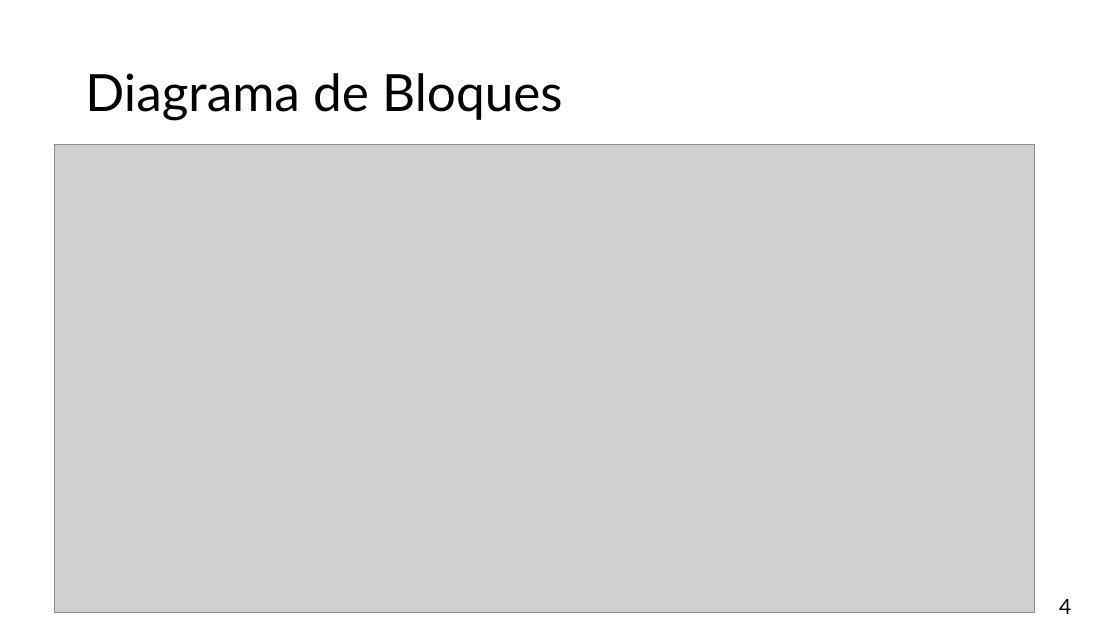
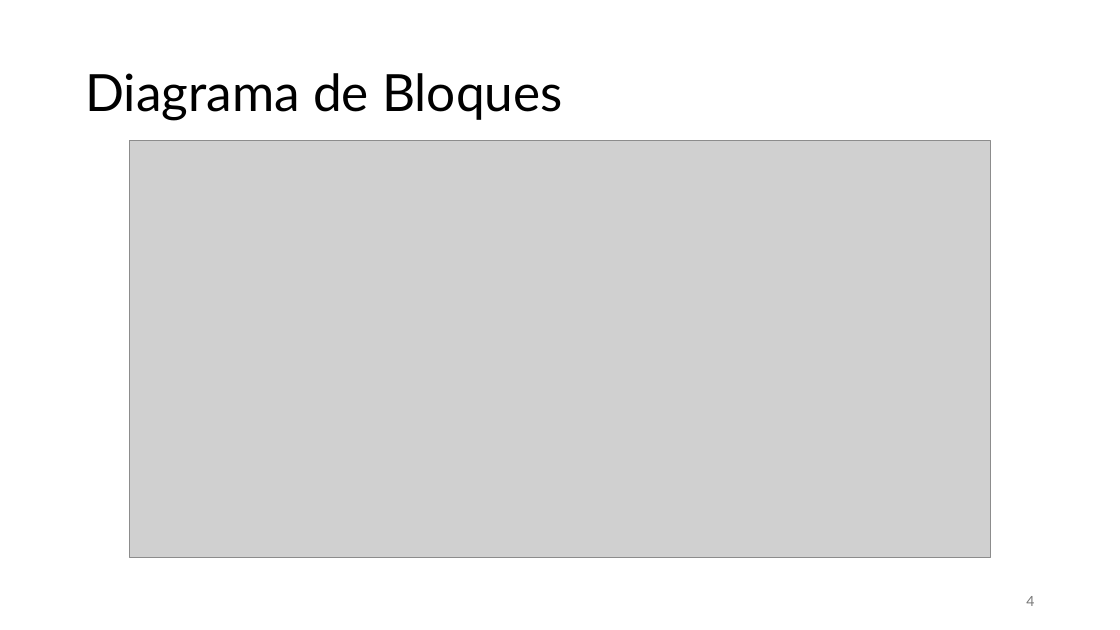
Before and after one commit to ManuelArgibay/DIMECRES_4_NETEJAPARABRISES, a slide deck: slide 4 of Documentos/Presentaciones/Presentación del Proyecto.pptx. Drawn at 1120x630 pixels with LibreOffice and Linux fonts; fonts in the diff are those of the drawing; grey boxes stand for pictures. Boxes give left, top, right and bottom in pixels: in the first picture for what was removed or moved away, otherwise in the second. Text is boxed around its words. In the diff, an @@ line names an element or a change of style, - is before the commit and + after.

Commit message:
Cambio de presentacion(esquematico,consumo,layout), minimas correciones en el esquematico

```diff
--- a/Documentos/Presentaciones/Presentación del Proyecto.pptx
+++ b/Documentos/Presentaciones/Presentación del Proyecto.pptx
@@ picture: place and size @@
-picture at box(55, 145, 1036, 613)
+picture at box(129, 141, 991, 558)
@@ page number: place and size @@
-page number at box(1059, 599, 1071, 614)
+page number at box(1026, 596, 1034, 606)
@@ page number at box(1026, 596, 1034, 606): size 18 to 12 pt, text colour #000000 to #797979; alignment left to right; vertical alignment top to middle @@
```
Also in this commit, not shown: 12 other slides changed, 4 slides added, 12 other files.
